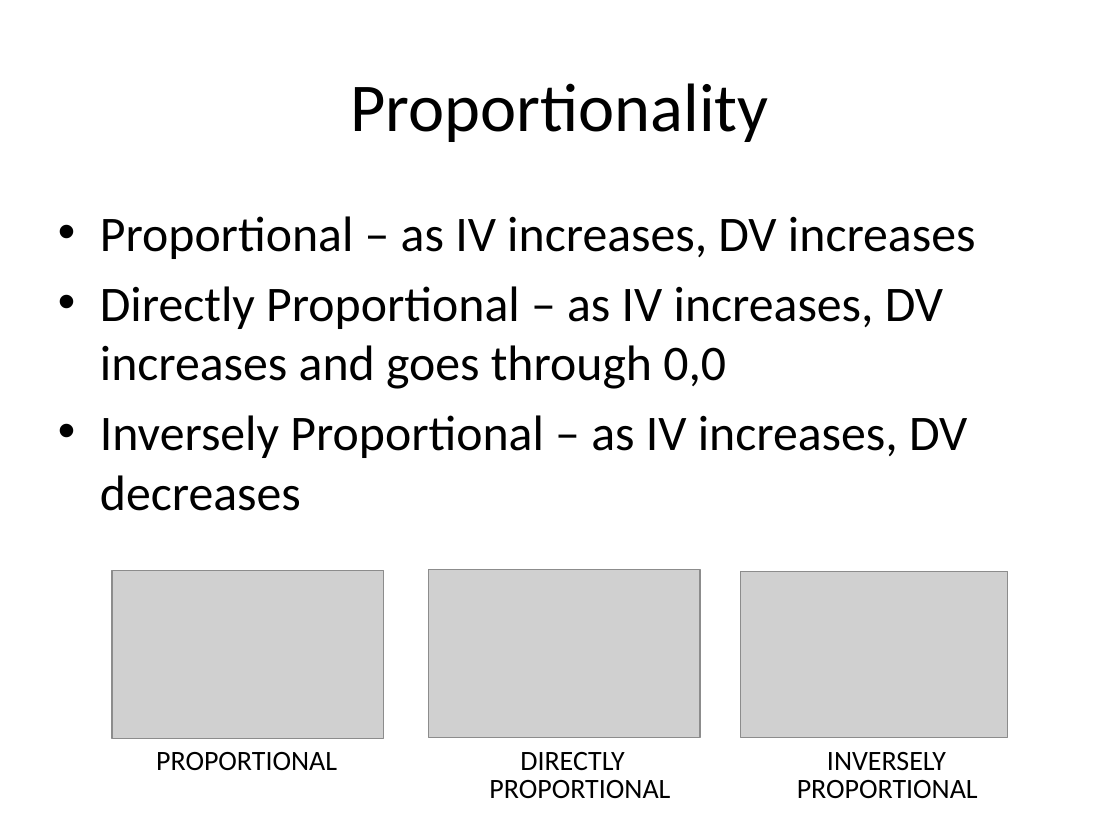
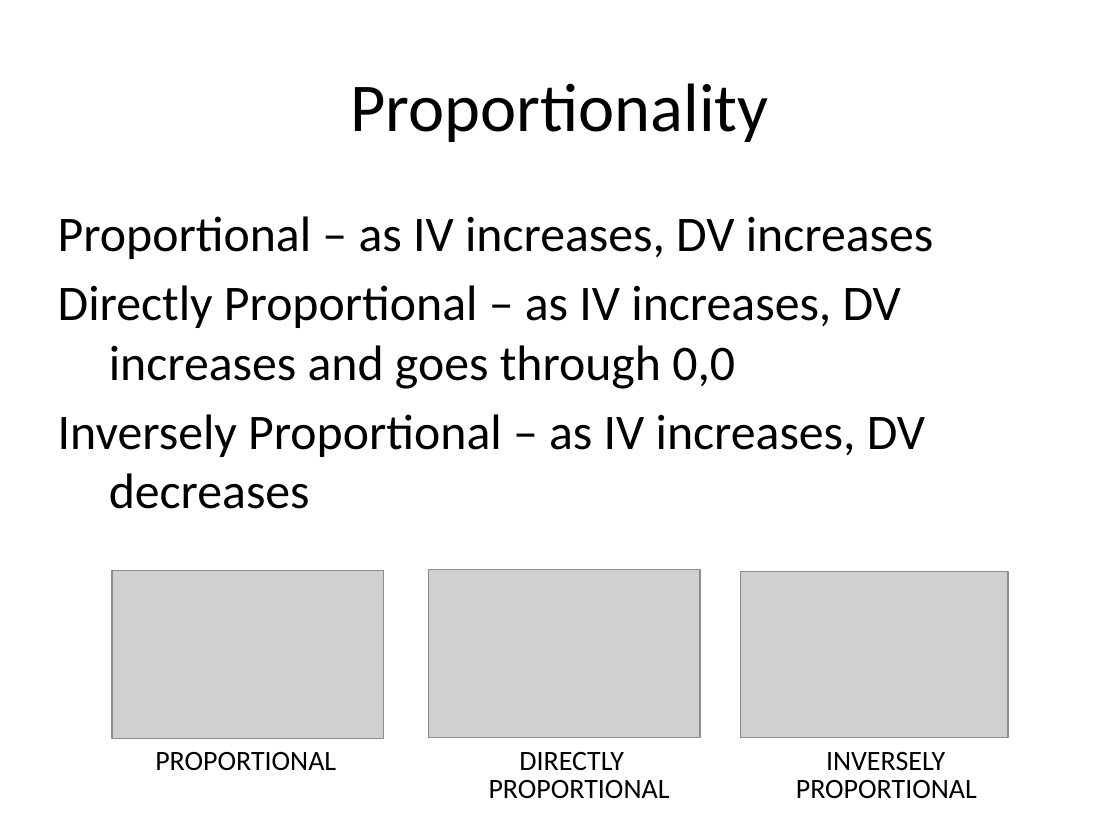
Before and after one commit to classes-list/middle-school, a slide deck: slide 15 of data-analysis.pptx. Drawn at 1120x840 pixels with LibreOffice and Linux fonts; fonts in the diff are those of the drawing; grey boxes stand for pictures. Boxes give left, top, right and bottom in pixels: in the first picture for what was removed or moved away, otherwise in the second. Text is boxed around its words. In the diff, an @@ line names an element or a change of style, - is before the commit and + after.

```diff
--- a/data-analysis.pptx
+++ b/data-analysis.pptx
@@ text "Proportional – as IV increases, ..." at bbox=[58, 216, 934, 509]: bullet • to none @@
```
Also in this commit, not shown: 24 other slides changed, 2 slides removed, 2 other files.
